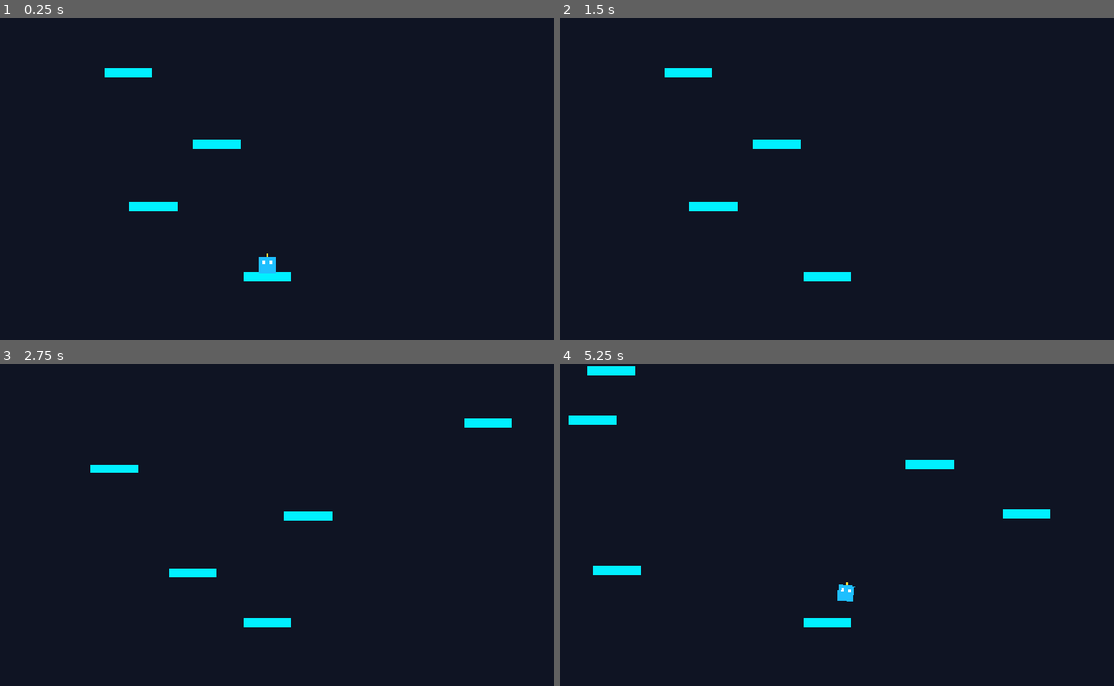
Above: before the commit, frames 1-4 (two rows, left to right).
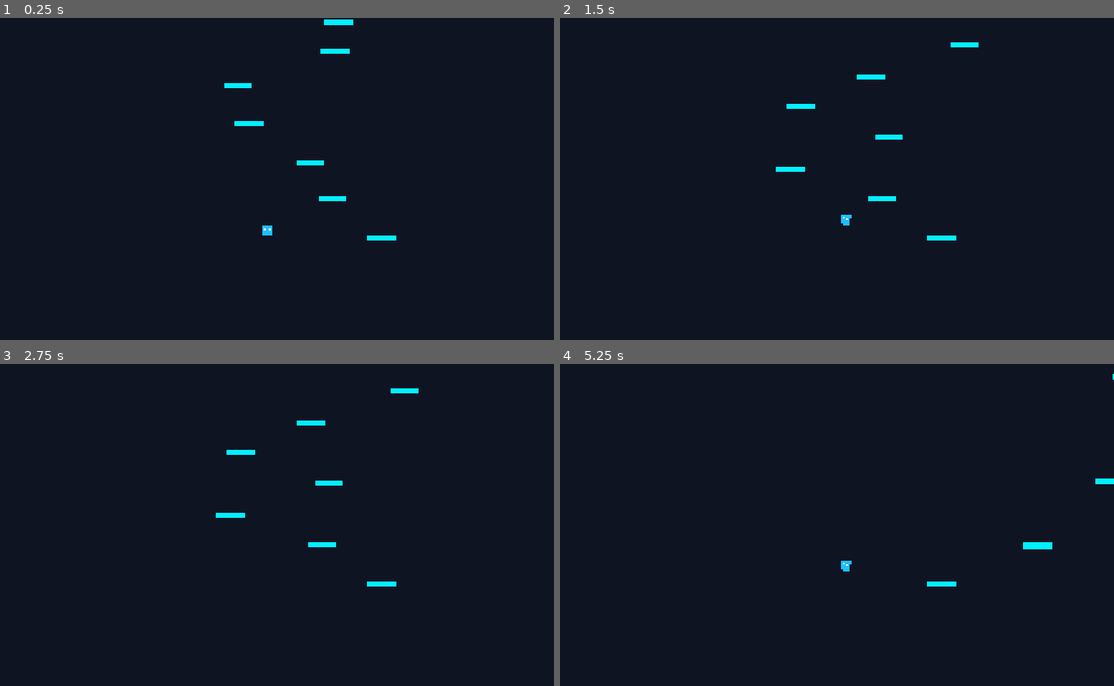
Above: after the commit, the same moments.

Repository: DevireddyNehal/Hopy
Game: Godot game, scene res://scenes/Main.tscn
Two runs of this game, one before a commit and one after it. Both use one fixed random seed, a clock stepped at 60 frames per second and the inputs below.
Inputs:
- Up to frame 1 (0.25 s): no input
- Up to frame 2 (1.5 s): tap Enter at 0.5 s; hold Right (ui_right) from 0.53 s (still down); tap Space (start_action) at 0.6, 1.35 s
- Up to frame 3 (2.75 s): tap Space (start_action) at 2, 2.1 s; release Right (ui_right) at 2.03 s; hold Left (ui_left) from 2.03 s (still down)
- Up to frame 4 (5.25 s): tap Space (start_action) at 2.75, 2.85, 3.6, 4.35, 5.1 s; release Left (ui_left) at 2.78 s; hold Right (ui_right) 2.78-4.28 s; hold Left (ui_left) 4.28-5.03 s; hold Right (ui_right) from 5.03 s (still down)

The runs differ from the first frame. In frame 1, 1.8% of the frame differs, in the area x 18-72%, y 0-82%; in frame 2, 1.6%; in frame 3, 1.7%; in frame 4, 2.0%, in the area x 1-100%, y 0-82%.

Commit message:
feat: fullscreen support, F11 toggle, 520 steer speed, and dense reachable spawner spacing

Diff:
--- a/project.godot
+++ b/project.godot
@@ -1,14 +1,22 @@
 ; Engine configuration file.
 ; It's best edited using the editor UI and not directly,
-; but for boilerplate setup this works directly.
+; since the parameters that go here are not all obvious.
+;
+; Format:
+;   [section] ; section goes between []
+;   param=value ; assign values to parameters
 
 config_version=5
+
+[animation]
+
+compatibility/default_parent_skeleton_in_mesh_instance_3d=true
 
 [application]
 
 config/name="Hopy"
 run/main_scene="res://scenes/Main.tscn"
-config/features=PackedStringArray("4.4", "GL Compatibility")
+config/features=PackedStringArray("4.7", "GL Compatibility")
 
 [autoload]
 
@@ -16,13 +24,14 @@
 
 [display]
 
-window/size/viewport_width=1152
-window/size/viewport_height=648
+window/size/viewport_width=1920
+window/size/viewport_height=1080
+window/size/mode="fullscreen"
 window/stretch/mode="canvas_items"
-window/stretch/aspect="keep"
+window/stretch/aspect="expand"
 
 [rendering]
 
+textures/canvas_textures/default_texture_filter=0
 renderer/rendering_method="gl_compatibility"
 renderer/rendering_method.mobile="gl_compatibility"
-textures/canvas_textures/default_texture_filter=0
--- a/scripts/camera.gd
+++ b/scripts/camera.gd
@@ -23,7 +23,8 @@
 
 	# 2. Falling below screen death condition:
 	# If target drops below the visible bottom of the camera view:
-	var screen_bottom = global_position.y + viewport_half_height + 40.0
+	var half_h = get_viewport_rect().size.y / 2.0
+	var screen_bottom = global_position.y + half_h + 60.0
 	if target.global_position.y > screen_bottom:
 		if target.has_method("die"):
 			target.die()
--- a/scripts/game_state.gd
+++ b/scripts/game_state.gd
@@ -33,6 +33,17 @@
 	process_mode = Node.PROCESS_MODE_ALWAYS
 	_setup_inputs()
 	load_best_score()
+
+func _input(event: InputEvent) -> void:
+	if event is InputEventKey and event.pressed and not event.echo:
+		if event.keycode == KEY_F11:
+			toggle_fullscreen()
+
+func toggle_fullscreen() -> void:
+	if DisplayServer.window_get_mode() == DisplayServer.WINDOW_MODE_FULLSCREEN:
+		DisplayServer.window_set_mode(DisplayServer.WINDOW_MODE_WINDOWED)
+	else:
+		DisplayServer.window_set_mode(DisplayServer.WINDOW_MODE_FULLSCREEN)
 
 func _setup_inputs() -> void:
 	# Add Key A to ui_left if not present
--- a/scripts/platform.gd
+++ b/scripts/platform.gd
@@ -18,16 +18,17 @@
 @onready var spikes: Node2D = $Visuals/Spikes
 
 # Moving platform variables
-var move_speed: float = 120.0
+var move_speed: float = 180.0
 var move_direction: float = 1.0
-var left_limit: float = 100.0
-var right_limit: float = 1050.0
+var left_limit: float = 80.0
+var right_limit: float = 1840.0
 
 # Crumble state
 var is_broken: bool = false
 
 func _ready() -> void:
 	apply_type_style()
+	right_limit = get_viewport_rect().size.x - 80.0
 	# Randomize moving platform start direction
 	if randf() > 0.5:
 		move_direction = -1.0
--- a/scripts/robot.gd
+++ b/scripts/robot.gd
@@ -4,14 +4,12 @@
 signal bounced(power: float)
 
 @export var gravity: float = 1400.0
-@export var steer_speed: float = 320.0
-@export var bounce_velocity: float = -700.0
+@export var steer_speed: float = 520.0
+@export var bounce_velocity: float = -750.0
 
 @onready var sprite: Node2D = $Visuals
 @onready var effect_spawn_point: Marker2D = $EffectSpawnPoint
 
-# Screen boundaries (Viewport is 1152 x 648)
-const SCREEN_WIDTH: float = 1152.0
 const HALF_WIDTH: float = 16.0 # half robot width for clean wrapping
 
 # Multiplier applied when special platforms (like Rainbow) boost the bounce
@@ -61,9 +59,10 @@
 	# 5. Screen boundary handling:
 	# Choice: SCREEN WRAPPING. Exiting the left edge wraps the robot to the right edge,
 	# and exiting the right edge wraps the robot to the left edge.
+	var screen_width = get_viewport_rect().size.x
 	if position.x < -HALF_WIDTH:
-		position.x = SCREEN_WIDTH + HALF_WIDTH
-	elif position.x > SCREEN_WIDTH + HALF_WIDTH:
+		position.x = screen_width + HALF_WIDTH
+	elif position.x > screen_width + HALF_WIDTH:
 		position.x = -HALF_WIDTH
 
 func die() -> void:
--- a/scripts/spawner.gd
+++ b/scripts/spawner.gd
@@ -6,21 +6,22 @@
 @export var platform_scene: PackedScene
 @export var camera: Camera2D
 
-# Max jump height is 175px (v=700, g=1400), so gap must always be <= 160px
-const MIN_GAP_Y: float = 85.0
-const MAX_GAP_Y: float = 145.0
-const MIN_X: float = 80.0
-const MAX_X: float = 1072.0
-const BUFFER_AHEAD: float = 800.0 # Keep spawning 800px above camera
-const DESPAWN_OFFSET: float = 500.0 # Remove platforms 500px below camera
+# Vertical gap limits: comfortable, dense, reachable climb
+const MIN_GAP_Y: float = 80.0
+const MAX_GAP_Y: float = 135.0
+const BUFFER_AHEAD: float = 1200.0 # Keep spawning 1200px above camera
+const DESPAWN_OFFSET: float = 600.0 # Remove platforms 600px below camera
 
 var highest_spawned_y: float = 520.0
 var platform_count: int = 0
+var last_spawned_x: float = 960.0
 var active_platforms: Array[StaticBody2D] = []
 
 func _ready() -> void:
 	if not platform_scene:
 		platform_scene = preload("res://scenes/Platform.tscn")
+	var screen_w = get_viewport_rect().size.x
+	last_spawned_x = screen_w / 2.0
 	# Initial seed platforms
 	_spawn_initial_platforms()
 
@@ -28,27 +29,39 @@
 	if not camera:
 		return
 
+	var half_h = get_viewport_rect().size.y / 2.0
 	# 1. Spawn ahead of camera
-	var camera_top = camera.global_position.y - 324.0
+	var camera_top = camera.global_position.y - half_h
 	while highest_spawned_y > camera_top - BUFFER_AHEAD:
 		_spawn_next_platform()
 
 	# 2. Cleanup platforms that fall below screen
-	var camera_bottom = camera.global_position.y + 324.0 + DESPAWN_OFFSET
+	var camera_bottom = camera.global_position.y + half_h + DESPAWN_OFFSET
 	_cleanup_old_platforms(camera_bottom)
 
 func _spawn_initial_platforms() -> void:
+	var screen_w = get_viewport_rect().size.x
+	var center_x = screen_w / 2.0
 	# First safe platform directly under the player start
-	_spawn_platform_at(Vector2(576, 520), PlatformScript.Type.NORMAL)
+	_spawn_platform_at(Vector2(center_x, 520), PlatformScript.Type.NORMAL)
 
 	# Spawn a trail of initial platforms reaching up
-	for i in range(12):
+	for i in range(16):
 		_spawn_next_platform()
 
 func _spawn_next_platform() -> void:
 	var gap = randf_range(MIN_GAP_Y, MAX_GAP_Y)
 	highest_spawned_y -= gap
-	var spawn_x = randf_range(MIN_X, MAX_X)
+
+	var screen_w = get_viewport_rect().size.x
+	var min_x = 80.0
+	var max_x = screen_w - 80.0
+
+	# Reachable horizontal range rule:
+	# With steer_speed = 520, reach is >500px, so +-360px guarantees it is always reachable!
+	var offset_x = randf_range(-360.0, 360.0)
+	var spawn_x = clampf(last_spawned_x + offset_x, min_x, max_x)
+	last_spawned_x = spawn_x
 
 	platform_count += 1
 	var chosen_type = PlatformScript.Type.NORMAL
--- a/tests/test_step1_node.gd
+++ b/tests/test_step1_node.gd
@@ -11,14 +11,14 @@
 
 	# 1. Test Initial Properties
 	assert(robot.gravity == 1400.0, "Gravity should be 1400.0")
-	assert(robot.steer_speed == 320.0, "Steer speed should be 320.0")
-	assert(robot.bounce_velocity == -700.0, "Bounce velocity should be -700.0")
-	print("✓ Robot properties verified (Gravity 1400, Speed 320, Bounce -700)")
+	assert(robot.steer_speed == 520.0, "Steer speed should be 520.0")
+	assert(robot.bounce_velocity == -750.0, "Bounce velocity should be -750.0")
+	print("✓ Robot properties verified (Gravity 1400, Speed 520, Bounce -750)")
 
 	# 2. Test Bounce & Combo
 	var initial_combo = GameState.combo
 	robot.bounce()
-	assert(robot.velocity.y == -700.0, "Bounce must set velocity.y to bounce_velocity (-700.0)")
+	assert(robot.velocity.y == -750.0, "Bounce must set velocity.y to bounce_velocity (-750.0)")
 	assert(GameState.combo == initial_combo + 1, "Bounce must increment GameState combo")
 	print("✓ Robot bounce sets vertical velocity and increments combo")
 
@@ -27,7 +27,8 @@
 	robot._physics_process(0.016)
 	assert(robot.position.x > 1100.0, "Exiting left edge must wrap to right edge")
 
-	robot.position.x = 1175.0
+	var screen_w = robot.get_viewport_rect().size.x
+	robot.position.x = screen_w + 30.0
 	robot._physics_process(0.016)
 	assert(robot.position.x < 50.0, "Exiting right edge must wrap to left edge")
 	print("✓ Screen wrapping left and right verified")
--- a/tests/test_step2_node.gd
+++ b/tests/test_step2_node.gd
@@ -48,8 +48,9 @@
 	robot.is_dead = false
 	death_signal[0] = false
 	GameState.start_game()
+	var half_h = camera.get_viewport_rect().size.y / 2.0
 	camera.global_position.y = 0.0
-	robot.global_position.y = camera.global_position.y + 400.0 # Well below screen bottom (324 + 40 = 364)
+	robot.global_position.y = camera.global_position.y + half_h + 150.0 # Below screen bottom
 	camera._physics_process(0.016)
 	assert(robot.is_dead == true, "Falling below camera bottom must trigger death")
 	print("✓ Falling below camera triggers death verified")
Not shown, added: scripts/camera.gd.uid
Not shown, added: scripts/game_state.gd.uid
Not shown, added: scripts/main.gd.uid
Not shown, added: scripts/platform.gd.uid
Not shown, added: scripts/robot.gd.uid
Not shown, added: scripts/spawner.gd.uid
Not shown, added: tests/test_step1_node.gd.uid
Not shown, added: tests/test_step2_node.gd.uid
